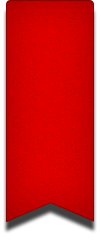
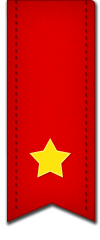
Layer changes from the first 100×240 image to the second:
removed layer "Ebene 1" (was multiply) over <box>3,0,99,234</box>
added layer "Form 2" above "- - - - - - - - - - - - - - - - - - - - - - - - - - - - - - Kopie" over <box>29,138,71,178</box>
added layer "- - - - - - - - - - - - - - - - - - - - - - - - - - - - - - Kopie" (67%) above "- - - - - - - - - - - - - - - - - - - - - - - - - - - - - -" over <box>85,1,87,210</box>
added layer "- - - - - - - - - - - - - - - - - - - - - - - - - - - - - -" (67%) above "Form 1" over <box>15,0,17,209</box>
painted on "Form 1" over <box>6,0,95,223</box>
